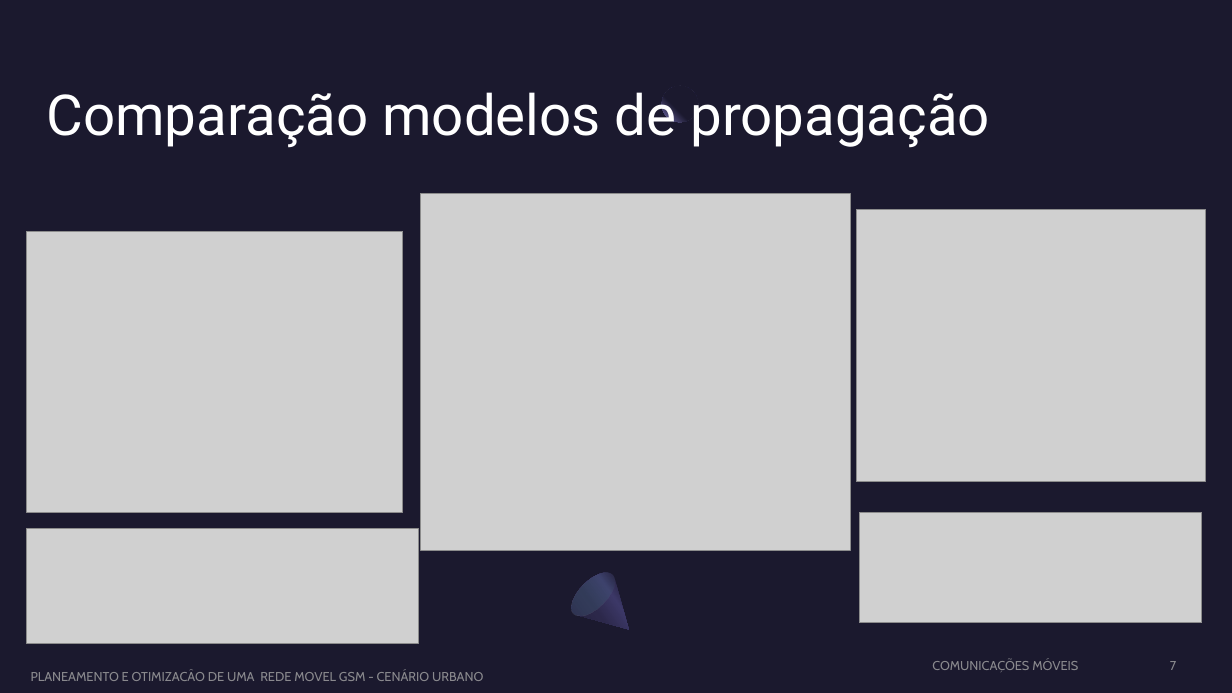
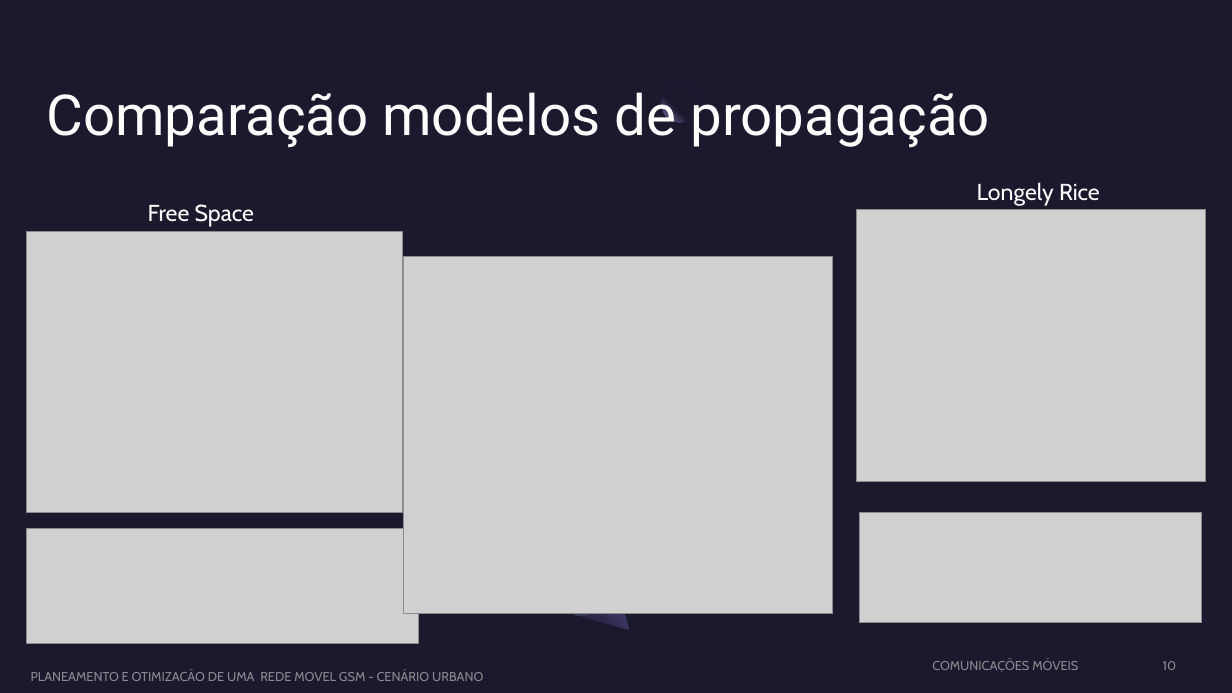
Before and after one commit to Rafaeljff/CM, a slide deck: slide 10 of Apresentacao_GSM_Urbano.pptx (slide 7 before the commit). Drawn at 1232x693 pixels with LibreOffice and Linux fonts; fonts in the diff are those of the drawing; grey boxes stand for pictures. Boxes give left, top, right and bottom in pixels: in the first picture for what was removed or moved away, otherwise in the second. Text is boxed around its words. In the diff, an @@ line names an element or a change of style, - is before the commit and + after.

```diff
--- a/Apresentacao_GSM_Urbano.pptx
+++ b/Apresentacao_GSM_Urbano.pptx
@@ text added at <box>148,204,254,227</box>, 18 pt, text #FFFFFF @@
+Free Space
@@ text added at <box>977,182,1100,206</box>, 18 pt, text #FFFFFF @@
+Longely Rice
@@ picture: place and size @@
-picture at <box>421,193,850,551</box>
+picture at <box>404,256,834,614</box>
@@ page number at <box>1163,661,1177,670</box>: text changed @@
-7
+10
```
Also in this commit, not shown: 3 other slides changed, 3 slides added, 2 other files.
